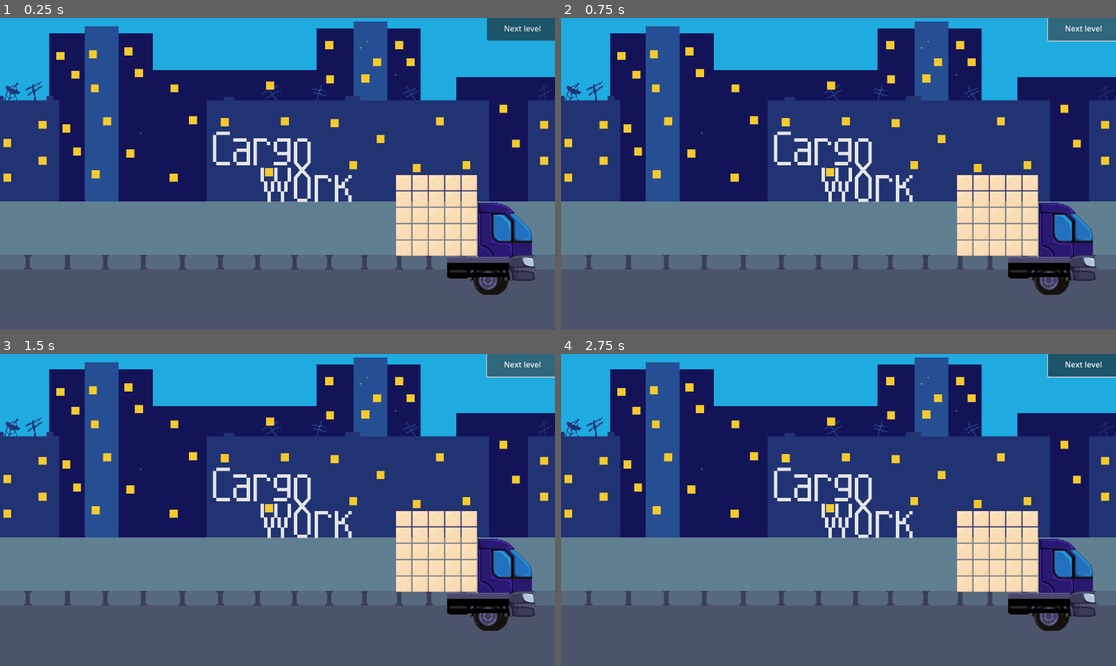
Above: before the commit, frames 1-4 (two rows, left to right).
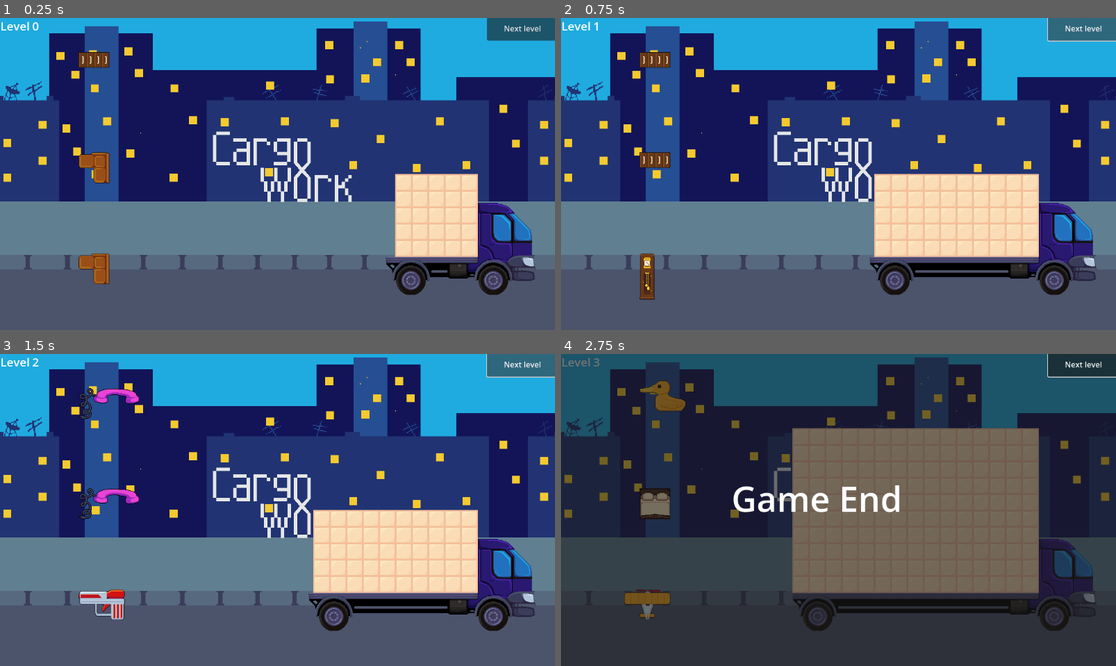
Above: after the commit, the same moments.

Repository: cyber-dream/cargo
Game: Godot game, scene res://scenes/main.tscn
The game is run twice, just before and just after one commit, with the same random seed, the same clock (stepped at 60 frames per second) and the same inputs.
Inputs (mouse positions are in pixels of both pictures, inside the frame that each line leads up to):
- Up to frame 1 (0.25 s): no input
- Up to frame 2 (0.75 s): click "Next level" at 0.5 s
- Up to frame 3 (1.5 s): click "Next level" at 1.25 s
- Up to frame 4 (2.75 s): tap Enter at 2 s; move the mouse to (960, 494) at 2.02 s; hold Up (ui_up) from 2.03 s (still down); tap O at 2.1 s; click (960, 494) at 2.17 s; tap Space (ui_select) at 2.27 s

The runs differ from the first frame. In frame 1, 3.2% of the frame differs, in the area x 0-92%, y 1-89%; in frame 2, 7.7%; in frame 3, 8.0%; in frame 4, 99%, in the area x 0-100%, y 0-100%.
Error before the commit: Parse Error: Used space character for indentation instead of tab as used before in the file. (res://scripts/gameplay.gd:129)

Commit message:
fix figures ban

Diff:
--- a/gd_balance/levels/1.tres
+++ b/gd_balance/levels/1.tres
@@ -1,17 +1,12 @@
-[gd_resource type="Resource" script_class="CargoLevel" load_steps=8 format=3 uid="uid://cqwfsnhljfyxp"]
+[gd_resource type="Resource" script_class="CargoLevel" load_steps=3 format=3 uid="uid://cqwfsnhljfyxp"]
 
-[ext_resource type="PackedScene" uid="uid://cnkuan5icj57n" path="res://scenes/prefabs/figures/armchair.tscn" id="1_b86oq"]
 [ext_resource type="Script" uid="uid://c65vyajnksfg8" path="res://scripts/level.gd" id="1_ufihh"]
-[ext_resource type="PackedScene" uid="uid://dshuf0b8fvxkx" path="res://scenes/prefabs/figures/bed.tscn" id="2_xy3l1"]
-[ext_resource type="PackedScene" uid="uid://dd1w3e8tr7vf3" path="res://scenes/prefabs/figures/bedside_table.tscn" id="3_5paw4"]
-[ext_resource type="PackedScene" uid="uid://dru5o6himvg30" path="res://scenes/prefabs/figures/box.tscn" id="4_s3w1u"]
-[ext_resource type="PackedScene" uid="uid://dwwuvb5o8048j" path="res://scenes/prefabs/figures/clock.tscn" id="5_lidno"]
-[ext_resource type="PackedScene" uid="uid://dbn2v4gw3vfu2" path="res://scenes/prefabs/figures/curtain.tscn" id="6_pu6l4"]
+[ext_resource type="PackedScene" uid="uid://b5ehgwrgs30xo" path="res://scenes/prefabs/figures/lamp.tscn" id="12_gg1of"]
 
 [resource]
 script = ExtResource("1_ufihh")
 truck_size = Vector2i(5, 5)
-ban_list = Array[PackedScene]([ExtResource("1_b86oq"), ExtResource("2_xy3l1"), ExtResource("3_5paw4"), ExtResource("4_s3w1u"), ExtResource("5_lidno"), ExtResource("6_pu6l4")])
+ban_list = Array[PackedScene]([ExtResource("12_gg1of")])
 min_difficulty = 0
 max_difficulty = 0
 metadata/_custom_type_script = "uid://c65vyajnksfg8"
--- a/scripts/gameplay.gd
+++ b/scripts/gameplay.gd
@@ -28,52 +28,31 @@
 		points_label.text = "Points: " + str(value)
 
 
-func _load_resources_recursive(in_path: String) -> Array[CargoLevel]:
-	var result: Array[CargoLevel] = []
-	var dir = DirAccess.open(in_path)
+func _enter_tree() -> void:
+	_load_level(0)
+	CargoDnD.figure_dropped.connect(_on_figure_dropped)
+	CargoDnD.game_end.connect(_on_game_end)
 
-	if dir == null:
-		push_error("Не удалось открыть папку: " + in_path)
-		return result
+func _create_figures_cache():
+	figures.clear()
 
-	dir.list_dir_begin()
-	while true:
-		var file_name = dir.get_next()
-		if file_name == "":
-			break
-		if file_name.begins_with("."):
+	for d in Difficulty.values():
+		figures.set(d, [])
+
+	for f in figure_prefabs:
+		var is_continue: bool
+		for b_fig in levelsequence.sequence[_cur_level].ban_list:
+			if b_fig.resource_path == f.resource_path:
+				is_continue = true
+				break
+
+		if is_continue:
 			continue
 
-		var full_path = in_path + "/" + file_name
-
-		if dir.current_is_dir():
-			result += _load_resources_recursive(in_path)
-		else:
-			if ResourceLoader.exists(full_path):
-				var res = ResourceLoader.load(full_path)
-
-				if !res:
-					print("Не удалось загрузить: ", full_path)
-				elif res.get_script() != CargoLevel:
-					continue
-				else:
-					result.append(res as CargoLevel)
-
-	dir.list_dir_end()
-	return result
-
-func _enter_tree() -> void:
-	var found_levels = _load_resources_recursive(levels_path)
-
-	for f in figure_prefabs:
 		var new_f = f.instantiate() as CargoFigure
 		var arr = figures.get(new_f.difficulty)
 		arr.push_back(f)
 		new_f.queue_free()
-
-	_load_level(0)
-	CargoDnD.figure_dropped.connect(_on_figure_dropped)
-	CargoDnD.game_end.connect(_on_game_end)
 
 func _on_game_end():
 	pass
@@ -93,6 +72,8 @@
 	var level=levelsequence.sequence[in_idx]
 	level_title.text = "Level " + str(in_idx)
 	truck.size = level.truck_size
+
+	_create_figures_cache()
 
 	for c in figures_node.get_children():
 		c.queue_free()
@@ -127,22 +108,6 @@
 
 
 func _get_random_figure() -> CargoFigure:
-    # Берём мин и макс сложности из текущего уровня
-    var mindiff = levelsequence.sequence[_cur_level].min_difficulty
-    var maxdiff = levelsequence.sequence[_cur_level].max_difficulty
-    var dif = randi_range(mindiff, maxdiff)
-
-    # Берём рандомный индекс фигуры из словаря по сложности
-    var idx = randi_range(0, figures.get(dif).size()-1)
-
-    var rand_fig=figures.get(dif)[idx]
-    for ban_fig in levelsequence.sequence[_cur_level].ban_list:
-        if rand_fig ==ban_fig:
-            rand_fig=_get_random_figure()
-            break
-    # Возвращаем фигуру по двум рандомам
-    return figures.get(dif)[idx].instantiate()
-
 	# Берём мин и макс сложности из текущего уровня
 	var mindiff = levelsequence.sequence[_cur_level].min_difficulty
 	var maxdiff = levelsequence.sequence[_cur_level].max_difficulty
@@ -151,6 +116,11 @@
 	# Берём рандомный индекс фигуры из словаря по сложности
 	var idx = randi_range(0, figures.get(dif).size()-1)
 
+	var rand_fig=figures.get(dif)[idx]
+	for ban_fig in levelsequence.sequence[_cur_level].ban_list:
+		if rand_fig ==ban_fig:
+			rand_fig=_get_random_figure()
+			break
 	# Возвращаем фигуру по двум рандомам
 	return figures.get(dif)[idx].instantiate()
 
Not shown: 1 places in gd_balance/levels/2.tres that only renumber resources
